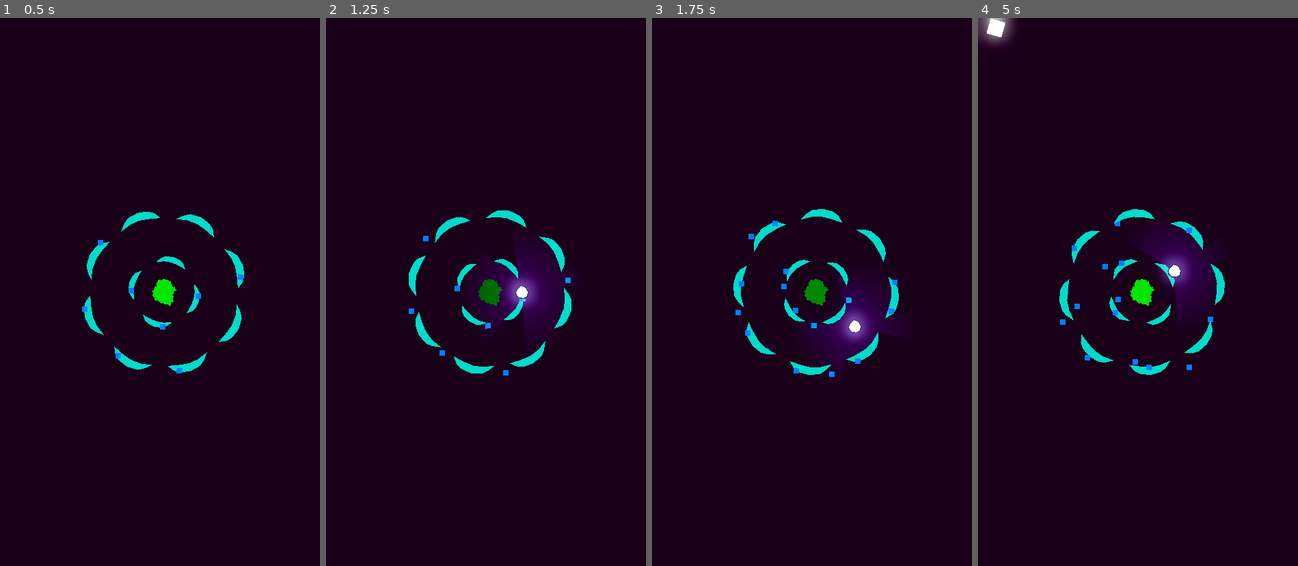
Above: before the commit, frames 1-4 (left to right).
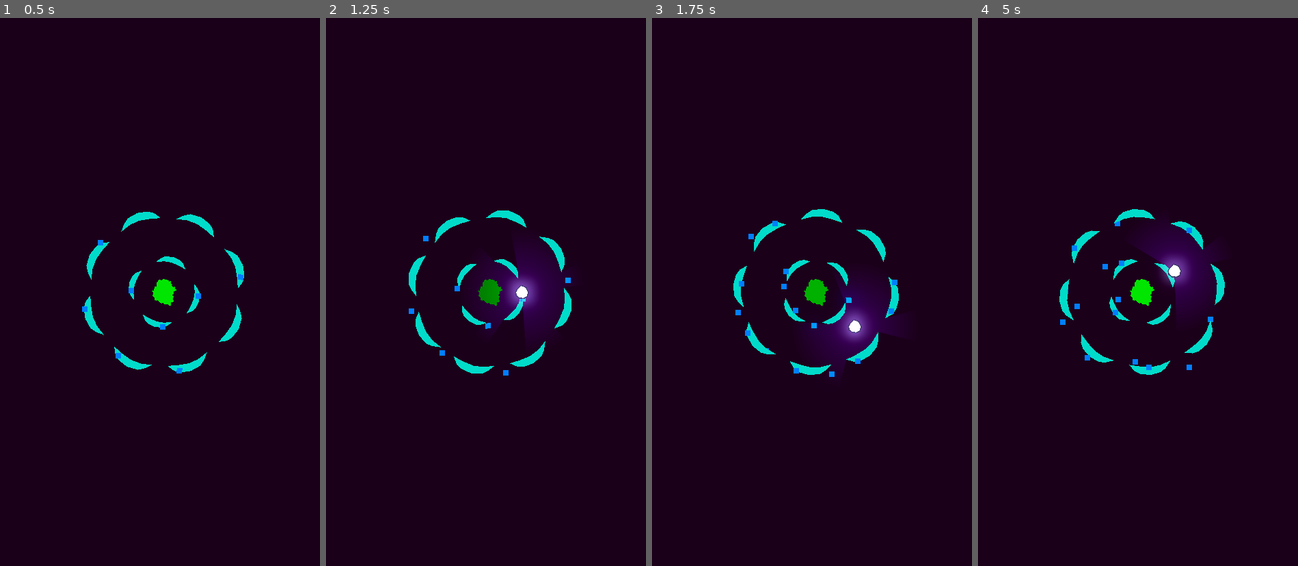
Above: after the commit, the same moments.

Repository: CatsAreCuteAndFast/Tower-Defense-Skilled
Game: Godot game, scene res://scenes/levels/main.tscn
The game is run twice, just before and just after one commit, with the same random seed, the same clock (stepped at 60 frames per second) and the same inputs.
Inputs (mouse positions are in pixels of both pictures, inside the frame that each line leads up to):
- Up to frame 1 (0.5 s): no input
- Up to frame 2 (1.25 s): hold D (right) from 0.53 s (still down); click (489, 292) at 0.6 s
- Up to frame 3 (1.75 s): move the mouse to (850, 292) at 1.27 s; release D (right) at 1.28 s; hold S (down) from 1.28 s (still down); click (850, 292) at 1.35 s
- Up to frame 4 (5 s): move the mouse to (1176, 171) at 2.02 s; release S (down) at 2.03 s; hold D (right) 2.03-2.78 s; click (1176, 171) at 2.1 s; move the mouse to (1125, 401) at 2.77 s; hold W (up) 2.78-3.53 s; click (1125, 401) at 2.85 s; move the mouse to (1240, 374) at 3.52 s; hold A (left) from 3.53 s (still down); click (1240, 374) at 3.6 s; move the mouse to (1045, 209) at 4.27 s; click (1045, 209) at 4.35 s

Frame 1 is identical in both runs. In frame 2, 0.2% of the frame differs, in the area x 47-56%, y 47-53%; in frame 3, 0.2%; in frame 4, 0.5%, in the area x 0-12%, y 0-5%.

Commit message:
Added enemy waves

Diff:
--- a/project.godot
+++ b/project.godot
@@ -34,6 +34,7 @@
 
 players=""
 spawner=""
+enemies=""
 
 [input]
 
--- a/scenes/enemy.tscn
+++ b/scenes/enemy.tscn
@@ -60,7 +60,7 @@
 [sub_resource type="CircleShape2D" id="CircleShape2D_8qryy"]
 radius = 30.0
 
-[node name="Enemy" type="Node2D"]
+[node name="Enemy" type="Node2D" groups=["enemies"]]
 script = ExtResource("1_rtq3q")
 
 [node name="Polygon2D" type="Polygon2D" parent="."]
--- /dev/null
+++ b/scenes/enemy_spawner.tscn
@@ -0,0 +1,9 @@
+[gd_scene load_steps=3 format=3 uid="uid://boso26ppywvcw"]
+
+[ext_resource type="Script" path="res://scripts/enemy_spawner.gd" id="1_e0h0o"]
+[ext_resource type="PackedScene" uid="uid://bb7c6xbgn80h6" path="res://scenes/enemy.tscn" id="2_duo4r"]
+
+[node name="EnemySpawner" type="Node2D"]
+script = ExtResource("1_e0h0o")
+break_between_waves = 5.0
+enemy_scene = ExtResource("2_duo4r")
--- a/scenes/levels/main.tscn
+++ b/scenes/levels/main.tscn
@@ -1,7 +1,7 @@
 [gd_scene load_steps=4 format=3 uid="uid://dh7ka2xivvp8x"]
 
 [ext_resource type="PackedScene" uid="uid://wj8eqnb2ujvh" path="res://scenes/tower_decorations.tscn" id="1_yt3to"]
-[ext_resource type="PackedScene" uid="uid://bb7c6xbgn80h6" path="res://scenes/enemy.tscn" id="2_lmn1e"]
+[ext_resource type="PackedScene" uid="uid://boso26ppywvcw" path="res://scenes/enemy_spawner.tscn" id="3_2eag5"]
 
 [sub_resource type="Environment" id="Environment_5jsac"]
 background_mode = 3
@@ -37,14 +37,4 @@
 [node name="WorldEnvironment" type="WorldEnvironment" parent="."]
 environment = SubResource("Environment_5jsac")
 
-[node name="Node2D" parent="." instance=ExtResource("2_lmn1e")]
-
-[node name="Node2D2" parent="." instance=ExtResource("2_lmn1e")]
-
-[node name="Node2D3" parent="." instance=ExtResource("2_lmn1e")]
-
-[node name="Node2D4" parent="." instance=ExtResource("2_lmn1e")]
-
-[node name="Node2D5" parent="." instance=ExtResource("2_lmn1e")]
-
-[node name="Node2D6" parent="." instance=ExtResource("2_lmn1e")]
+[node name="EnemySpawner" parent="." instance=ExtResource("3_2eag5")]
--- a/scripts/enemy_spawner.gd
+++ b/scripts/enemy_spawner.gd
@@ -1,11 +1,54 @@
 extends Node2D
 
+@export var wave_length = 10.0
+@export var break_between_waves = 10.0
+@export var first_wave_enemies = 5
+@export var enemy_scene : PackedScene
 
-# Called when the node enters the scene tree for the first time.
+var elapsed_time : float
+
+var current_state = "idle"
+var wave = 0
+var enemies_to_spawn : int
+var when_to_spawn : Array[float]
+
 func _ready() -> void:
-	pass # Replace with function body.
+	create_random_increments(wave_length, enemies_to_spawn)
 
+func _process(delta: float) -> void:
+	elapsed_time += delta
 
-# Called every frame. 'delta' is the elapsed time since the previous frame.
-func _process(delta: float) -> void:
-	pass
+	if current_state == "idle" and elapsed_time > break_between_waves:
+		current_state = "attack"
+		elapsed_time = 0.0
+
+		enemies_to_spawn = first_wave_enemies + wave
+		create_random_increments(wave_length, enemies_to_spawn)
+
+		wave += 1
+	elif current_state == "attack" and elapsed_time > wave_length and len(get_tree().get_nodes_in_group("enemies")) == 0:
+		current_state = "idle"
+		elapsed_time = 0.0
+		delete_players()
+
+	if current_state == "attack":
+		check_for_enemy_spawn()
+
+func create_random_increments(time : float, amount : int):
+	when_to_spawn.clear()
+	for i in range(amount):
+		when_to_spawn.append(randf_range(0, time))
+
+func check_for_enemy_spawn():
+	for spawn_time in when_to_spawn:
+		if elapsed_time > spawn_time:
+			when_to_spawn.erase(spawn_time)
+			spawn_enemy()
+
+func spawn_enemy():
+	var enemy = enemy_scene.instantiate()
+	add_child(enemy)
+
+func delete_players():
+	for player in get_tree().get_nodes_in_group("players"):
+		player.destroy(false)
--- a/scripts/states/player_spawner_states/on_not_ready.gd
+++ b/scripts/states/player_spawner_states/on_not_ready.gd
@@ -3,7 +3,7 @@
 
 @onready var sprite: Polygon2D = $"../.."
 
-@export var cooldown_timer = 2.0
+@export var cooldown_timer = 1.5
 
 var cooldown_tween : Tween
 
